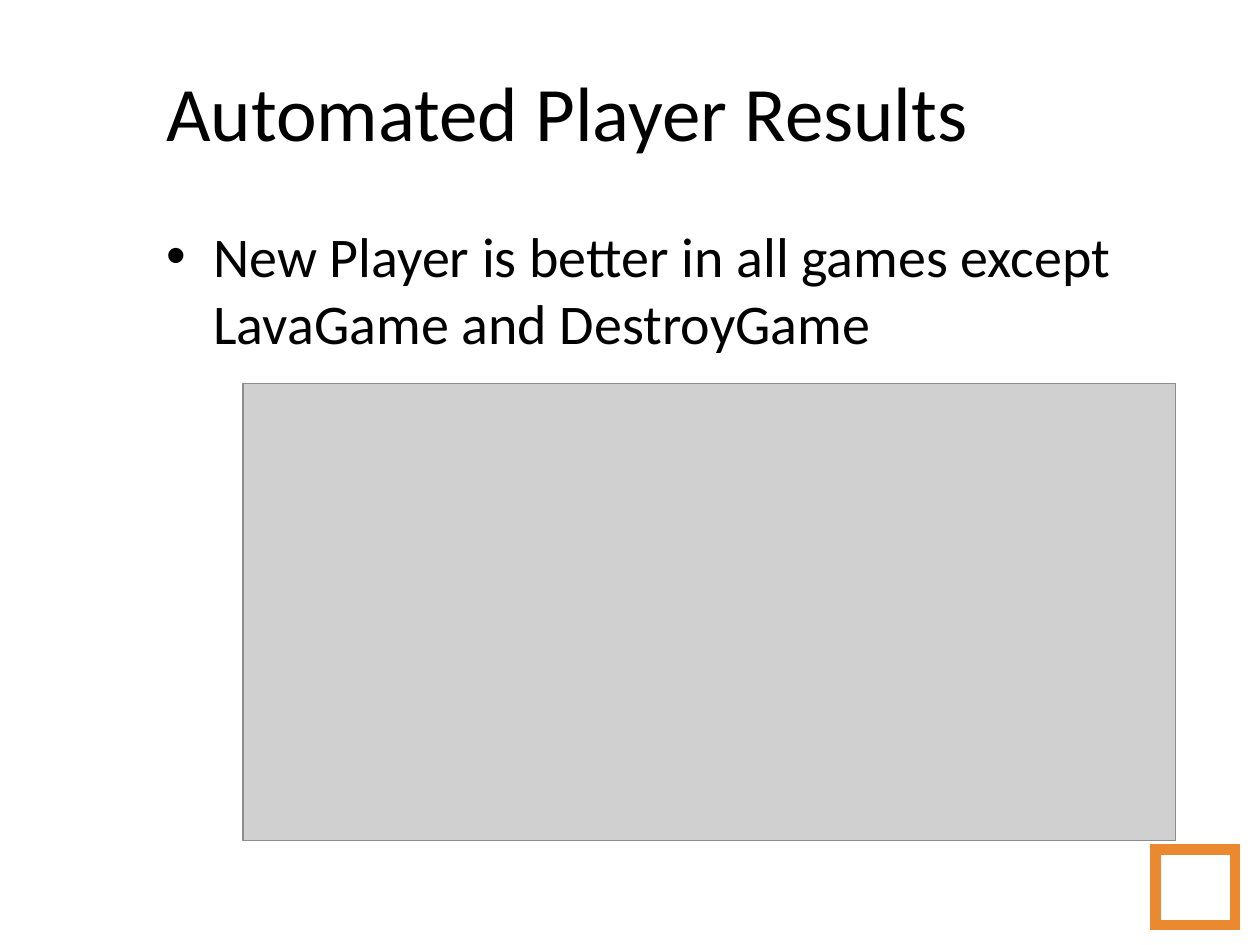
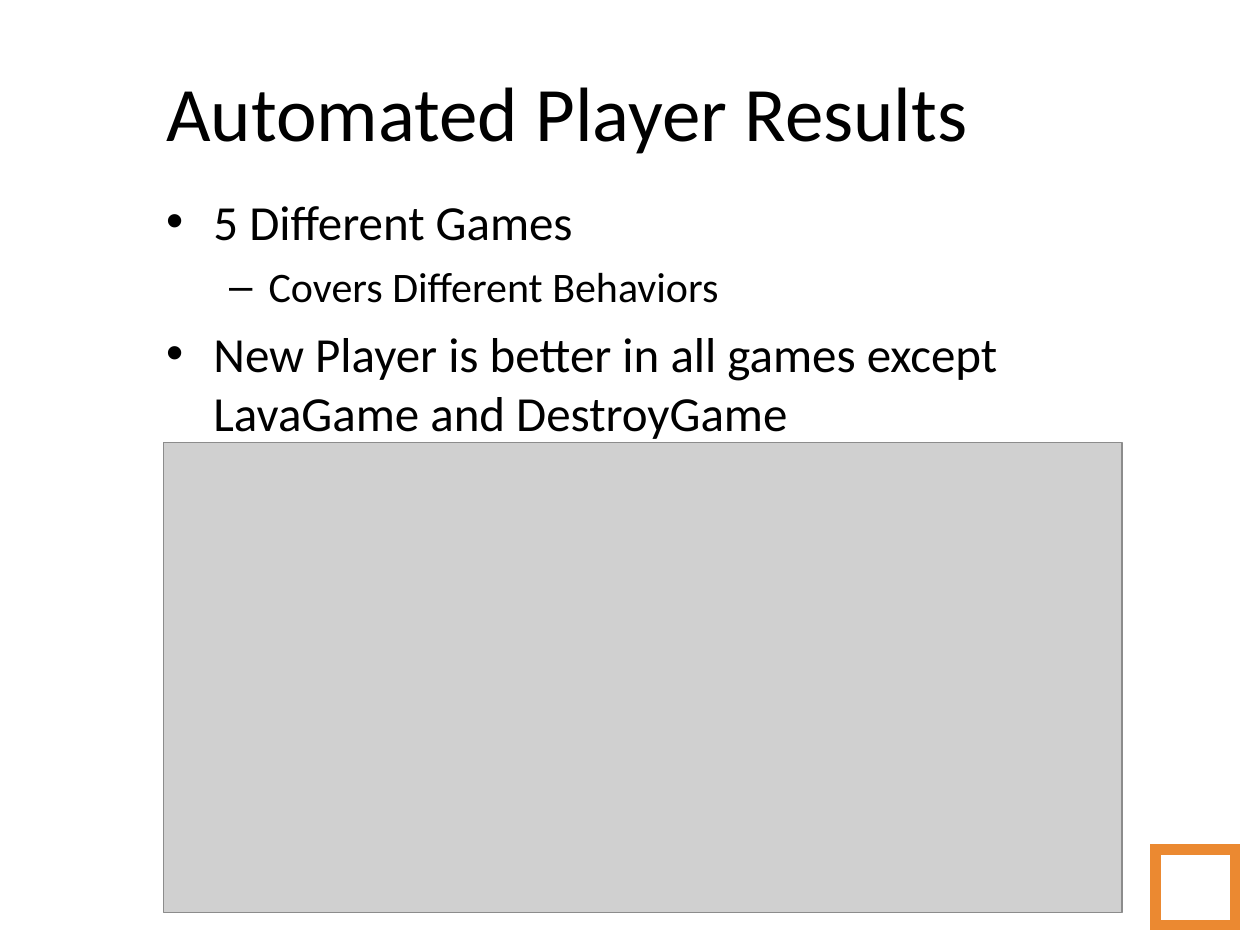
Before and after one commit to amidos2006/Automatic-Game-Script-Generation, a slide deck: slide 43 of Presentation/Automatic Game Script Generation - Short.ppt (slide 44 before the commit). Drawn at 1260x945 pixels with LibreOffice and Linux fonts; fonts in the diff are those of the drawing; grey boxes stand for pictures; background and template pictures are left out. Boxes give left, top, right and bottom in pixels: in the first picture for what was removed or moved away, otherwise in the second. Text is boxed around its words. In the diff, an @@ line names an element or a change of style, - is before the commit and + after.

```diff
--- a/Presentation/Automatic Game Script Generation - Short.ppt
+++ b/Presentation/Automatic Game Script Generation - Short.ppt
@@ text "5 Different Games": place and size @@
-text "5 Different Games" at <box>213,238,1111,353</box>
+text "5 Different Games" at <box>213,206,998,443</box>
@@ text at <box>213,206,718,303</box>: paragraphs added @@
+• 5 Different Games
+  – Covers Different Behaviors
@@ text at <box>213,338,998,443</box>: size 32 to 28 pt in "New Player is better in all games ..."; less space between paragraphs @@
@@ picture: place and size @@
-picture at <box>243,383,1176,840</box>
+picture at <box>164,442,1123,912</box>
```
Also in this commit, not shown: 7 other slides changed, 2 slides removed, 15 other files.
